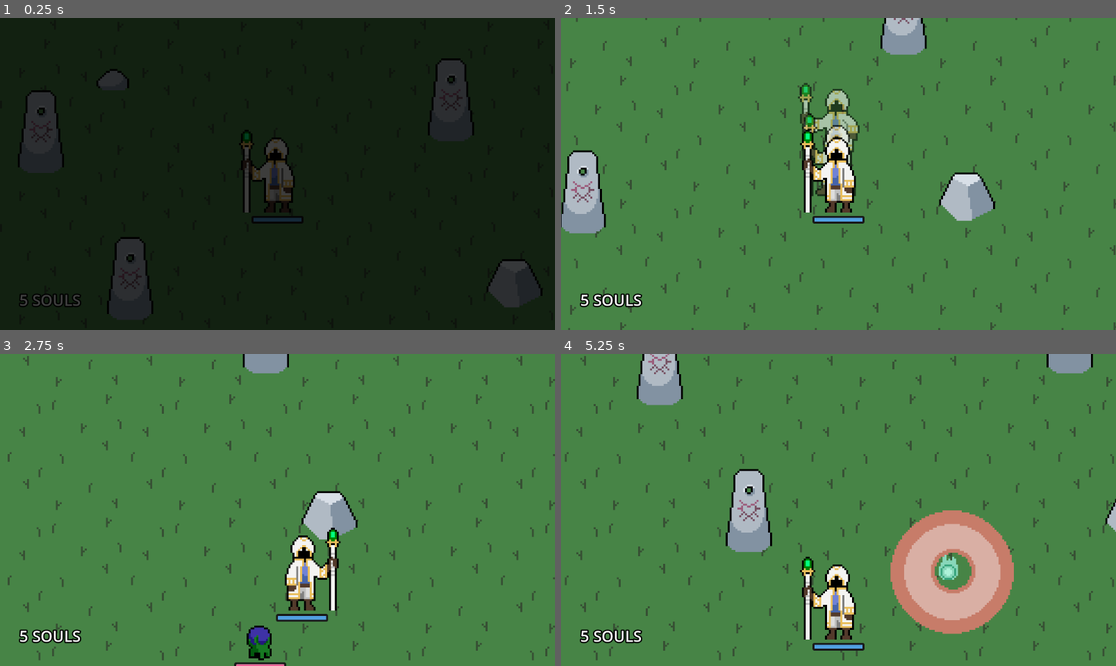
Above: before the commit, frames 1-4 (two rows, left to right).
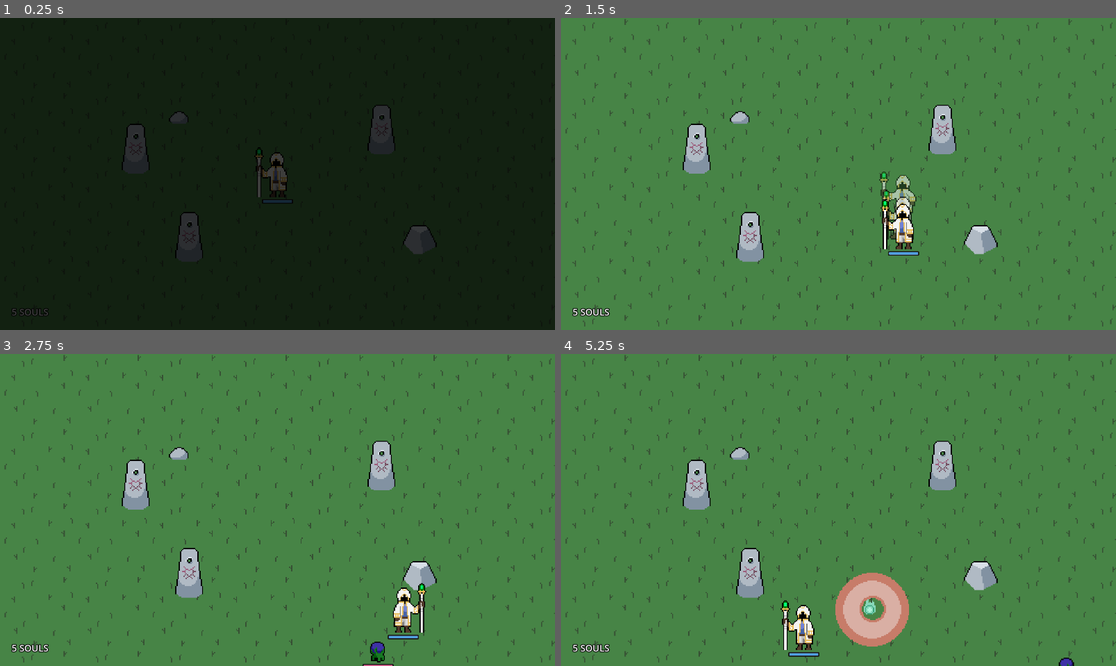
Above: after the commit, the same moments.

Repository: SleepyStudios/SummonerSurvivor
Game: Godot game, scene res://scenes/main.tscn
The game is run twice, just before and just after one commit, with the same random seed, the same clock (stepped at 60 frames per second) and the same inputs.
Inputs (mouse positions are in pixels of both pictures, inside the frame that each line leads up to):
- Up to frame 1 (0.25 s): no input
- Up to frame 2 (1.5 s): move the mouse to (960, 158) at 0.52 s; hold Right (right) 0.53-1.28 s; click (960, 158) at 0.6 s; move the mouse to (727, 189) at 1.27 s; hold Down (down) from 1.28 s (still down); tap Space (dash) at 1.35 s
- Up to frame 3 (2.75 s): move the mouse to (333, 441) at 2.02 s; release Down (down) at 2.03 s; hold Right (right) from 2.03 s (still down); click (333, 441) at 2.1 s
- Up to frame 4 (5.25 s): move the mouse to (810, 572) at 2.77 s; release Right (right) at 2.78 s; hold X (upgrade) 2.78-3.53 s; tap Space (dash) at 2.85, 4.35 s; click (810, 572) at 2.92 s; move the mouse to (1005, 556) at 3.52 s; hold Left (left) 3.53-5.03 s; click (1005, 556) at 3.6 s; move the mouse to (672, 463) at 4.27 s; move the mouse to (866, 510) at 5.02 s; hold Down (down) from 5.03 s (still down); click (866, 510) at 5.1 s

The runs differ from the first frame. In frame 1, 7.4% of the frame differs, in the area x 2-98%, y 12-97%; in frame 2, 15%; in frame 3, 12%; in frame 4, 20%, in the area x 0-100%, y 0-100%.

Commit message:
fix unaffected roller

Diff:
--- a/project.godot
+++ b/project.godot
@@ -14,6 +14,11 @@
 run/main_scene="res://scenes/main.tscn"
 config/features=PackedStringArray("4.2", "Forward Plus")
 config/icon="res://icon.svg"
+
+[display]
+
+window/size/viewport_width=1920
+window/size/viewport_height=1080
 
 [gui]
 
--- a/scenes/bomber.tscn
+++ b/scenes/bomber.tscn
@@ -177,6 +177,8 @@
 debug_color = Color(0.733333, 0.403922, 0.639216, 0.419608)
 
 [node name="ExplosionArea" type="Area2D" parent="."]
+collision_layer = 3
+collision_mask = 3
 
 [node name="CollisionShape2D" type="CollisionShape2D" parent="ExplosionArea"]
 shape = SubResource("CircleShape2D_dfriu")
--- a/scenes/roller.tscn
+++ b/scenes/roller.tscn
@@ -74,7 +74,7 @@
 collision_layer = 2
 collision_mask = 2
 script = ExtResource("1_5aak3")
-max_health = 10
+max_health = 6
 
 [node name="CollisionShape2D" type="CollisionShape2D" parent="."]
 shape = SubResource("CircleShape2D_0wugd")
--- a/scenes/turret.tscn
+++ b/scenes/turret.tscn
@@ -6,7 +6,7 @@
 [ext_resource type="PackedScene" uid="uid://cogx87p0pb6a4" path="res://scenes/ui/hitbox.tscn" id="4_2o3cc"]
 
 [sub_resource type="CircleShape2D" id="CircleShape2D_djkhj"]
-radius = 44
+radius = 44.0
 
 [node name="Turret" type="CharacterBody2D" groups=["player_ally"]]
 texture_filter = 1
--- a/scripts/player.gd
+++ b/scripts/player.gd
@@ -97,18 +97,13 @@
 		ui.on_player_death()
 		sprite.stop()
 
-	print("new health: %s" % [health])
-
 func on_pickup_soul() -> void:
 	souls += 1
-	add_score(5)
-	print("new souls: %s" % [souls])
+	add_score(1)
 
 func on_heal(requirement: int) -> void:
 	souls -= requirement
 	health = MAX_HEALTH
-	print("new health: %s" % [health])
 
-func on_creature_summoned(creature_name: String, requirement: int) -> void:
+func on_creature_summoned(_creature_name: String, requirement: int) -> void:
 	souls -= requirement
-	print("summoned %s, new souls: %s" % [creature_name, souls])
